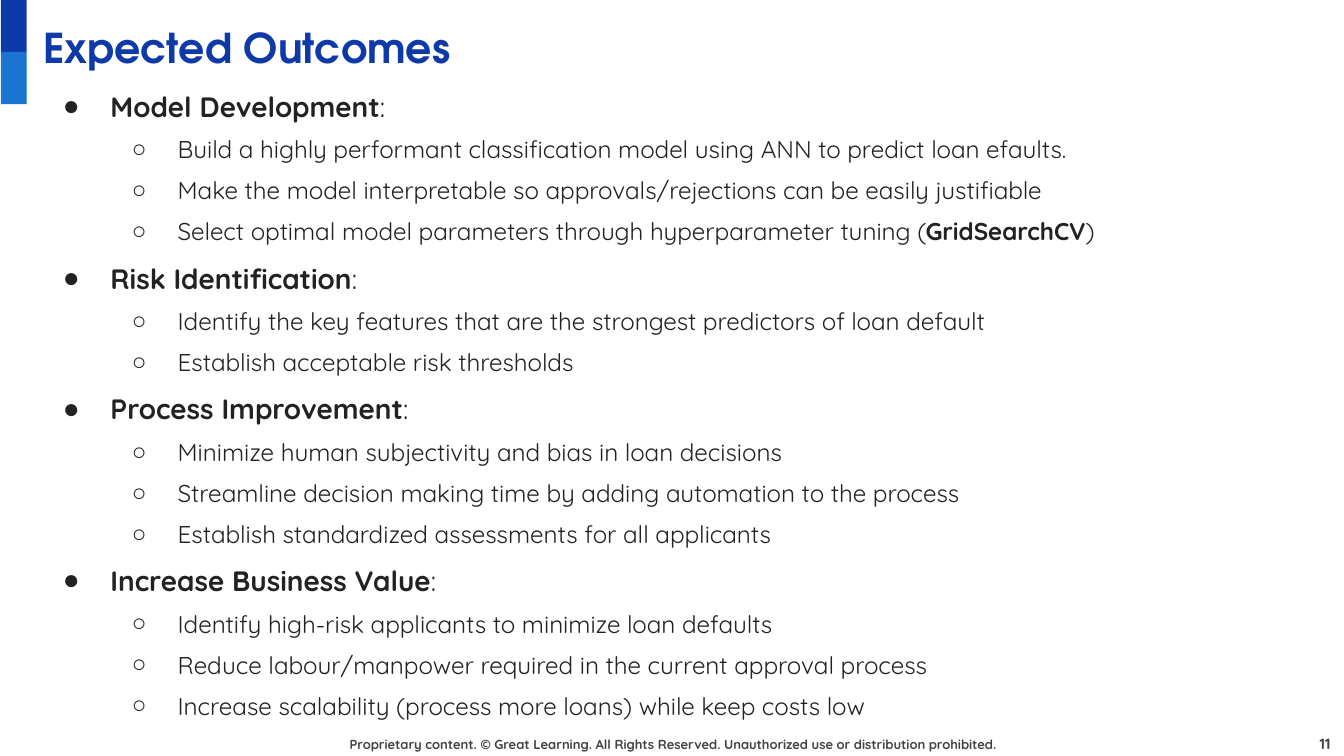
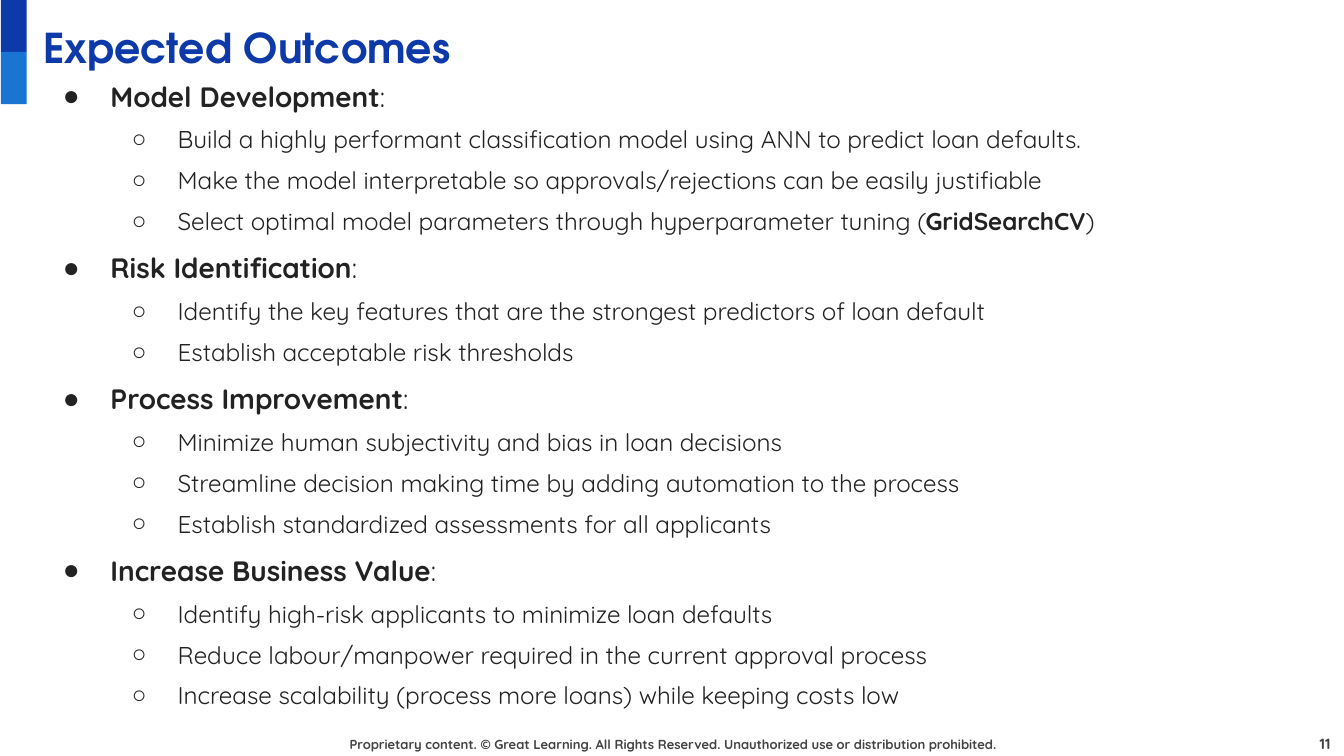
Before and after one commit to juanbucz/GreatLearning-TermProjects, a slide deck: slide 11 of Neural Networks - Loan Default/Loan Default Prediction Presentation - Business Interpretation - John Buczkowski.pptx. Drawn at 1344x756 pixels with LibreOffice and Linux fonts; fonts in the diff are those of the drawing; background and template pictures are left out. Boxes give left, top, right and bottom in pixels: in the first picture for what was removed or moved away, otherwise in the second. Text is boxed around its words. In the diff, an @@ line names an element or a change of style, - is before the commit and + after.

Commit message:
GL NN Loan Default Prediction Presentation - General cleanup - content, grammar, spelling                                            - Completed conclusion/summary sections

```diff
--- a/Neural Networks - Loan Default/Loan Default Prediction Presentation - Business Interpretation - John Buczkowski.pptx
+++ b/Neural Networks - Loan Default/Loan Default Prediction Presentation - Business Interpretation - John Buczkowski.pptx
@@ text "Model Development:": place and size @@
-text "Model Development:" at <box>110,96,1094,720</box>
+text "Model Development:" at <box>110,86,1094,709</box>
@@ text at <box>178,130,1081,153</box>: text changed @@
-  ○ Build a highly performant classification model using ANN to predict loan efaults.
+  ○ Build a highly performant classification model using ANN to predict loan defaults.
@@ text at <box>178,686,899,709</box>: text changed @@
-  ○ Increase scalability (process more loans) while keep costs low
+  ○ Increase scalability (process more loans) while keeping costs low
```
Also in this commit, not shown: 31 other slides changed, 1 slide added, 2 slides removed, 1 other file.
